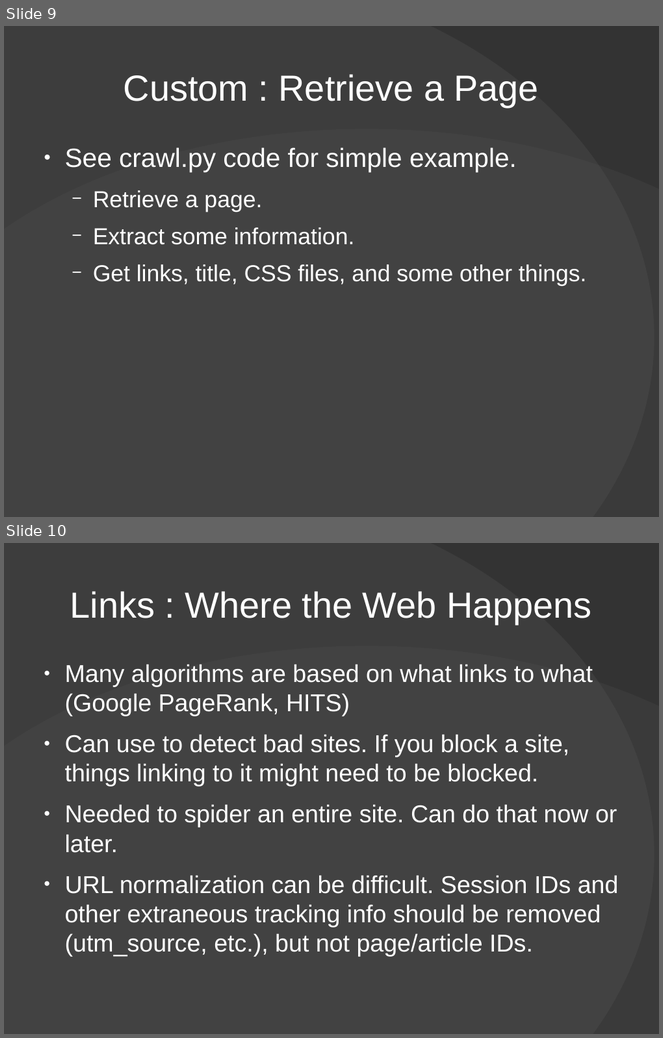
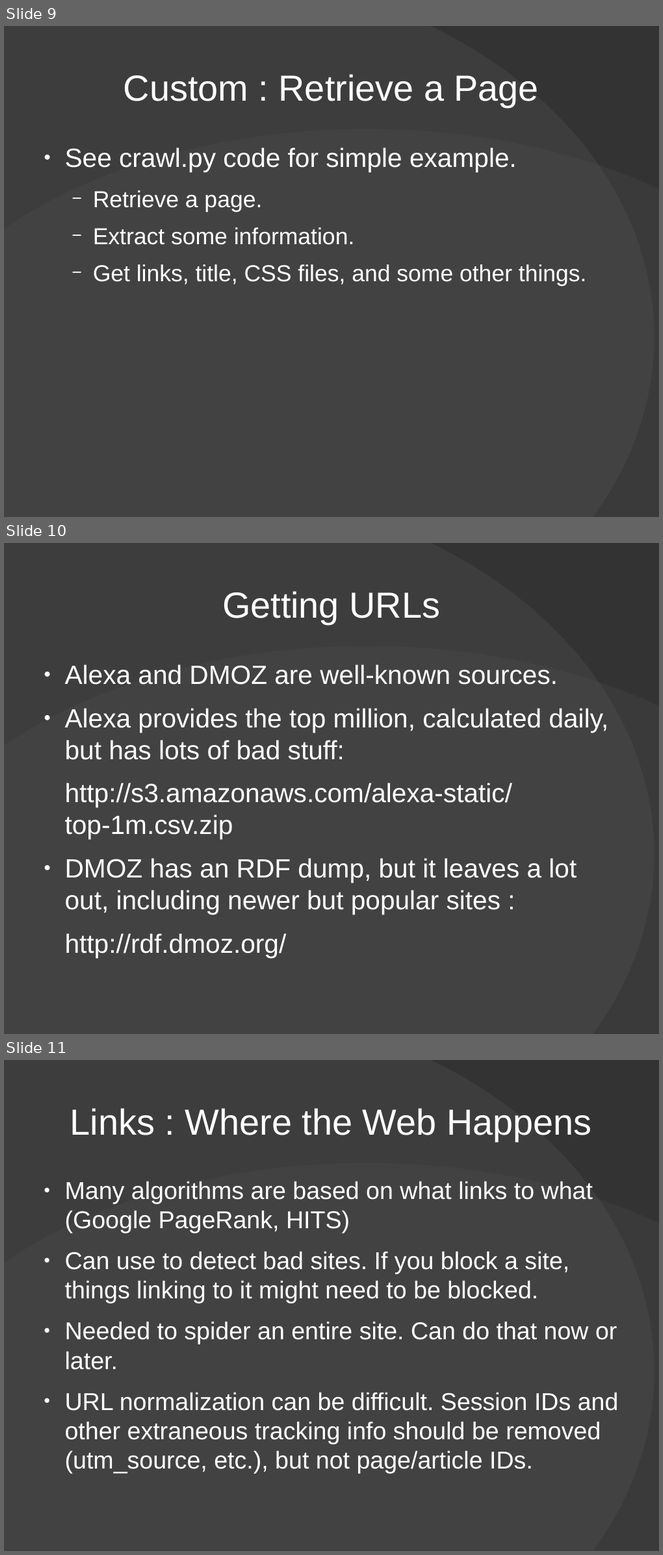
Before and after one commit to Xangis/python-webcrawling, a slide deck: PythonWebCrawlingPresentation.odp. Shown one above the other, each under a label of ours: slides 9 and 10 before the commit, slides 9, 10 and 11 after it. The pictures are 663x1038 and 663x1555 pixels, drawn with LibreOffice and Linux fonts; fonts in the diff are those of the drawing; background and template pictures are left out. Boxes give left, top, right and bottom in pixels: in the first picture for what was removed or moved away, otherwise in the second. Text is boxed around its words. In the diff, an @@ line names an element or a change of style, - is before the commit and + after.

Commit message:
Add slide on URL sources.

```diff
--- a/PythonWebCrawlingPresentation.odp
+++ b/PythonWebCrawlingPresentation.odp
@@ slide 10 added at (4,543,659,1034), background #333333; not listed: 2 template elements that a slide beside it also shows @@
@@ title added at (222,591,441,624), 44 pt, text #FFFFFF @@
+Getting URLs
@@ text added at (65,665,609,958), 32 pt, text #FFFFFF @@
+● Alexa and DMOZ are well-known sources.
+● Alexa provides the top million, calculated daily, but has lots of bad stuff:
+http://s3.amazonaws.com/alexa-static/top-1m.csv.zip
+● DMOZ has an RDF dump, but it leaves a lot out, including newer but popular sites :
+http://rdf.dmoz.org/
@@ what was slide 10 is now slide 11 @@
```
